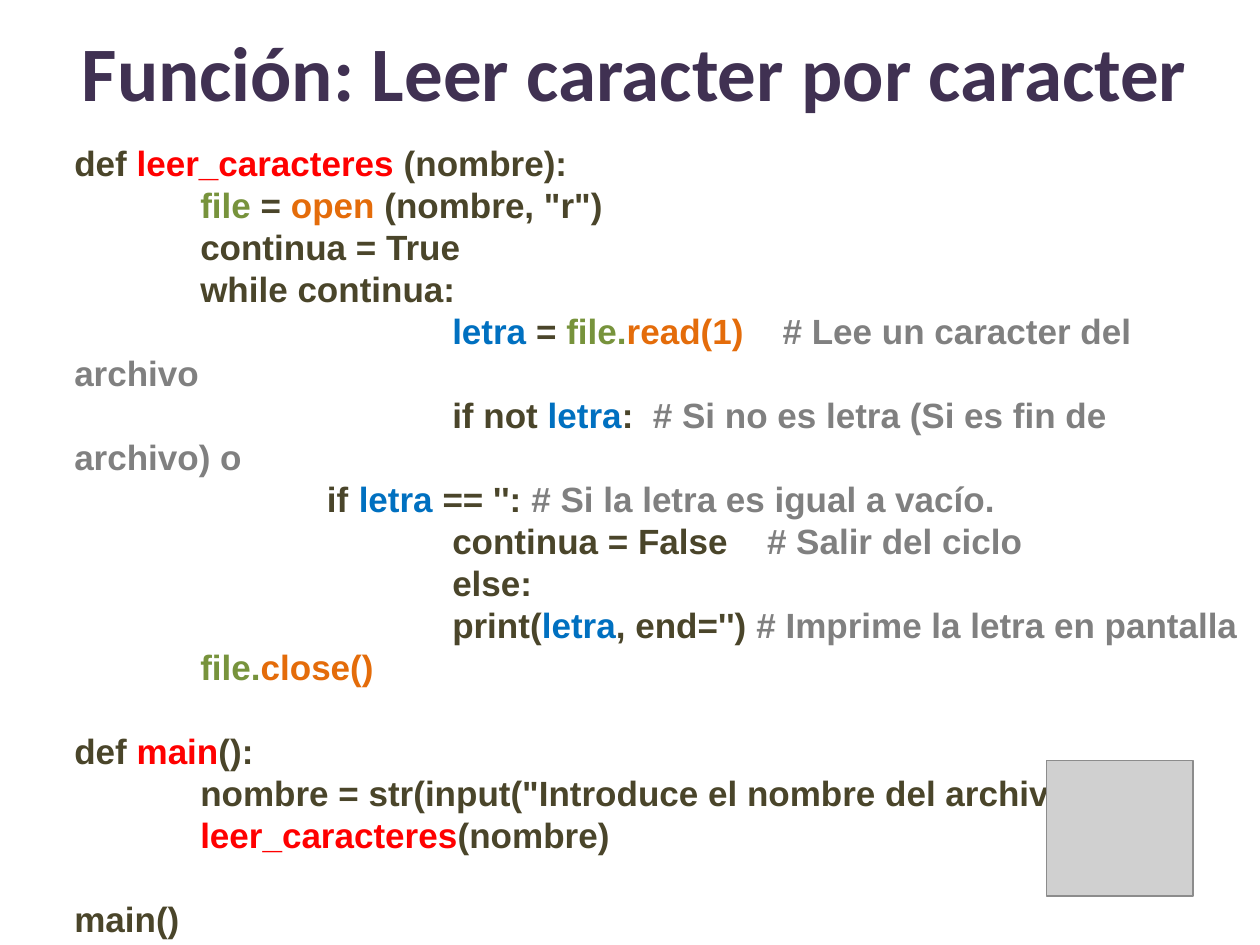
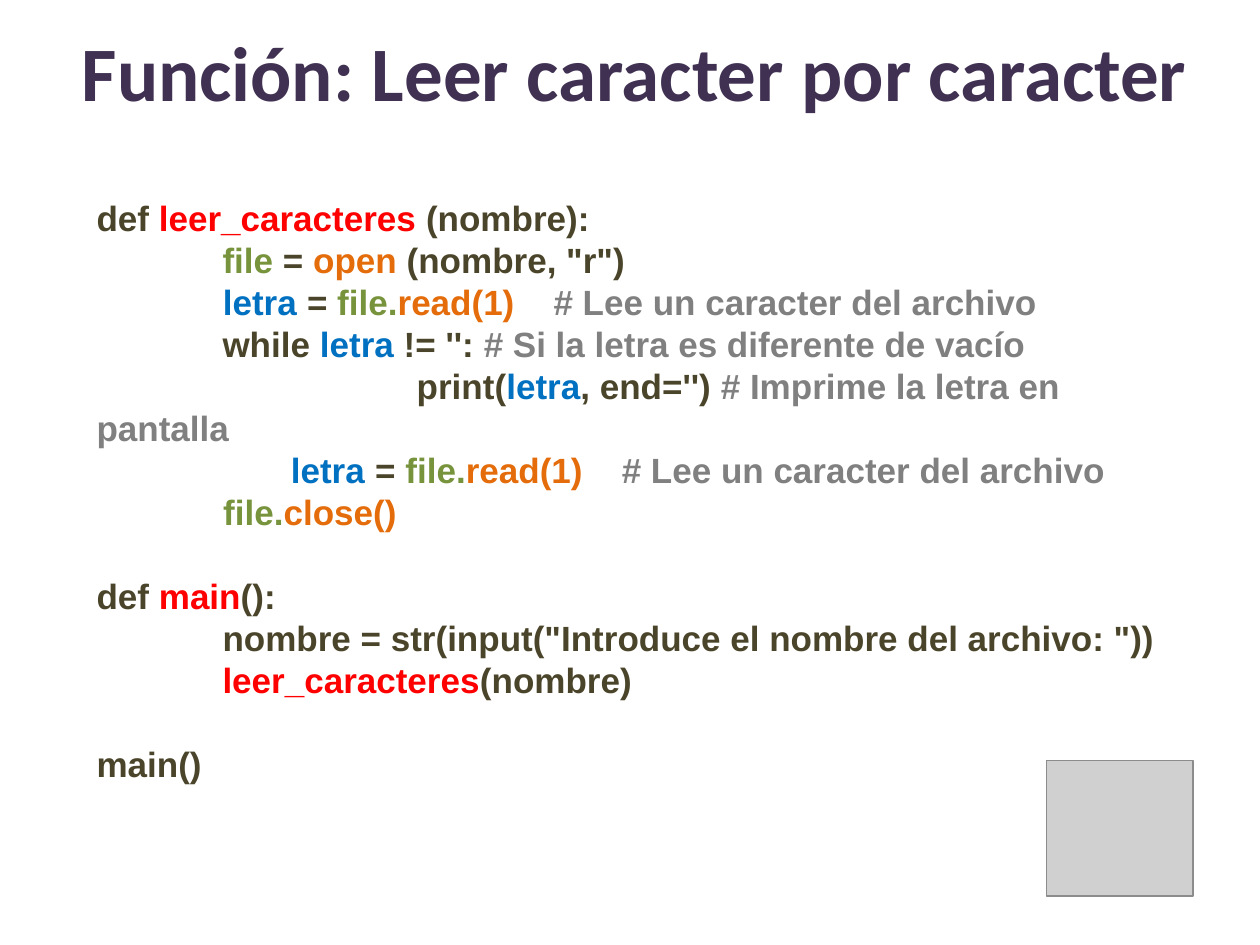
Before and after one commit to lizetheP/PensamientoC, a slide deck: slide 17 of CalendarioAgo2022/presentaciones/12_Archivos.pptx. Drawn at 1260x945 pixels with LibreOffice and Linux fonts; fonts in the diff are those of the drawing; grey boxes stand for pictures. Boxes give left, top, right and bottom in pixels: in the first picture for what was removed or moved away, otherwise in the second. Text is boxed around its words. In the diff, an @@ line names an element or a change of style, - is before the commit and + after.

```diff
--- a/CalendarioAgo2022/presentaciones/12_Archivos.pptx
+++ b/CalendarioAgo2022/presentaciones/12_Archivos.pptx
@@ text "def leer_caracteres (nombre):" moved from (x1=74, y1=150, x2=1237, y2=855) to (x1=97, y1=205, x2=1105, y2=700) @@
@@ text at (x1=200, y1=234, x2=460, y2=303): paragraphs removed @@
-continua = True
-while continua:
@@ text at (x1=223, y1=331, x2=1024, y2=358): text changed @@
-if not letra: # Si no es letra (Si es fin de archivo) o
-if letra == '': # Si la letra es igual a vacío.
-continua = False # Salir del ciclo
-else:
+while letra != '': # Si la letra es diferente de vacío
@@ text at (x1=291, y1=457, x2=1105, y2=490): paragraph added @@
+letra = file.read(1) # Lee un caracter del archivo
```
Also in this commit, not shown: 5 other slides changed, 1 other file.
